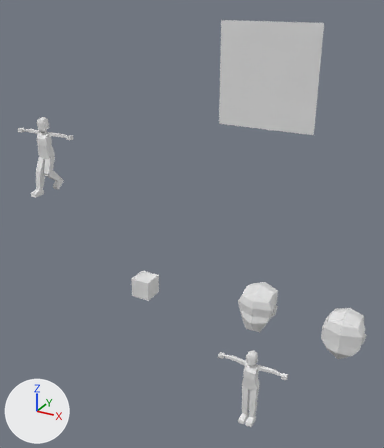
What one commit did to the glTF model template_psx_charter.glb.
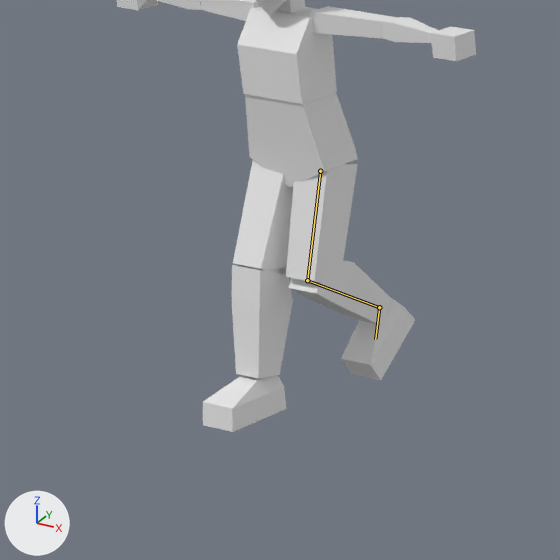
There are two pictures of each version: one whole from a camera (50 mm lens) standing at (9.77, -9.83, 4.92) and looking at (4.13, 0.42, -0.2), one close up on the part from 0% to 22% of the width and 29% to 49% of the height. Every picture has the same lights, and +X, +Y and +Z are marked at lower left. Both versions are drawn at frame 8 of the action 'walk legs'; the numbers are the values there. The bones that change are drawn over the model as lines in the close-ups.
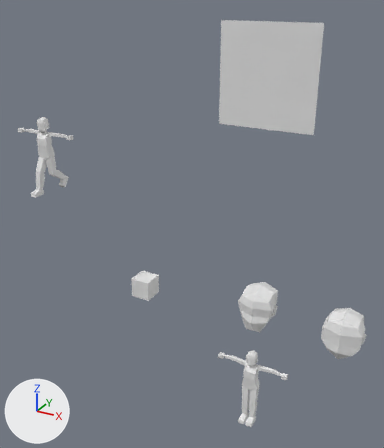
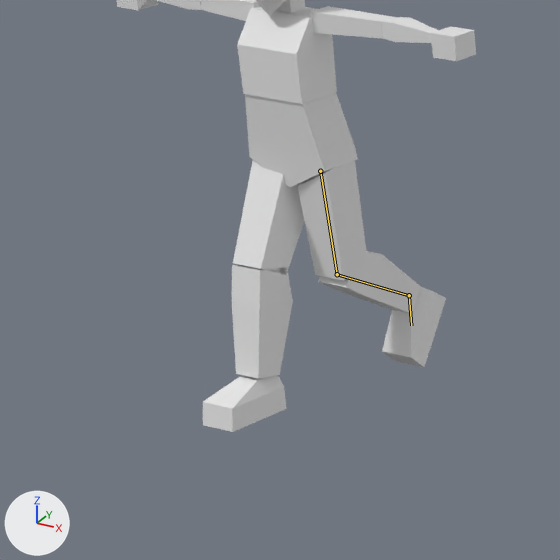
The change in detail:
Bone 'thigh.L' (bone_thigh_l) turns from (-13, 0, 0) to (9, 0, 0) degrees about its own x, y and z.
Bone 'shin.L' (bone_shin_l) turns from (67, 0, 0) to (48, 0, 0) degrees about its own x, y and z.
Bone 'foot.L' (bone_foot_l) moves from (0.0, -0.39, -0.016) to (0.0, -0.543, 0.079).
Bone 'foot.L' (bone_foot_l) turns from (38, 0, 0) to (56, 0, 0) degrees about its own x, y and z.

Pixel boxes [x1, y1, x2, y2] of what changed, in the close-ups (560 x 560 px):
'Cube.007', posed
    before: [286, 164, 358, 282]
    after: [298, 156, 368, 281]
'Cube.001', posed (13% narrower)
    before: [341, 299, 415, 380]
    after: [382, 287, 446, 367]
'Cube.006', posed
    before: [288, 260, 392, 325]
    after: [318, 251, 421, 314]
bone 'thigh.L', root to tip
    before: (320, 171) to (307, 280)
    after: (320, 171) to (337, 274)
bone 'shin.L', root to tip
    before: (307, 280) to (378, 307)
    after: (337, 274) to (407, 295)
bone 'foot.L', root to tip
    before: (379, 307) to (375, 339)
    after: (409, 295) to (411, 325)
